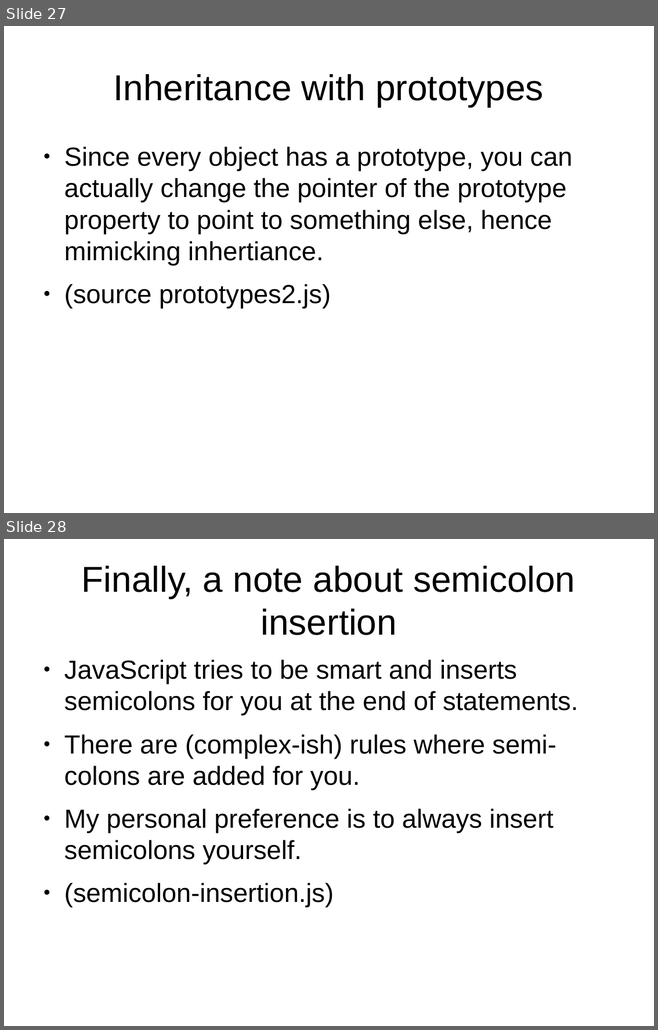
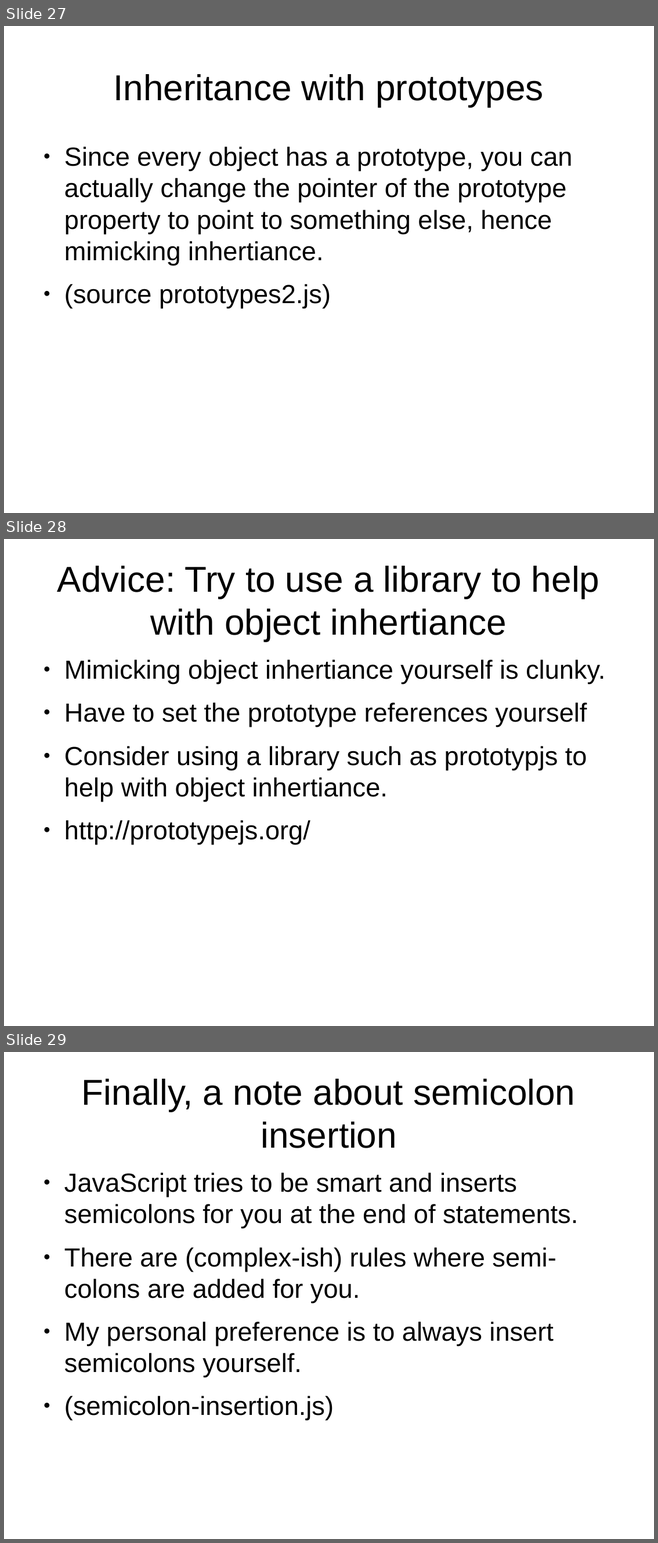
Before and after one commit to tomafc330/presentations, a slide deck: advanced-javascript/advanced-javascript.odp. Shown one above the other, each under a label of ours: slides 27 and 28 before the commit, slides 27, 28 and 29 after it. The pictures are 658x1030 and 658x1543 pixels, drawn with LibreOffice and Linux fonts; fonts in the diff are those of the drawing. Boxes give left, top, right and bottom in pixels: in the first picture for what was removed or moved away, otherwise in the second. Text is boxed around its words. In the diff, an @@ line names an element or a change of style, - is before the commit and + after.

```diff
--- a/advanced-javascript/advanced-javascript.odp
+++ b/advanced-javascript/advanced-javascript.odp
@@ slide 28 added at <box>4,539,654,1026</box>, background #FFFFFF @@
@@ title added at <box>57,566,599,642</box>, 44 pt, text #000000 @@
+Advice: Try to use a library to help with object inhertiance
@@ text added at <box>64,660,605,845</box>, 32 pt, text #000000 @@
+● Mimicking object inhertiance yourself is clunky.
+● Have to set the prototype references yourself
+● Consider using a library such as prototypjs to help with object inhertiance.
+● http://prototypejs.org/
@@ what was slide 28 is now slide 29 @@
```
Also in this commit, not shown: 1 other slide added, 5 other files.
